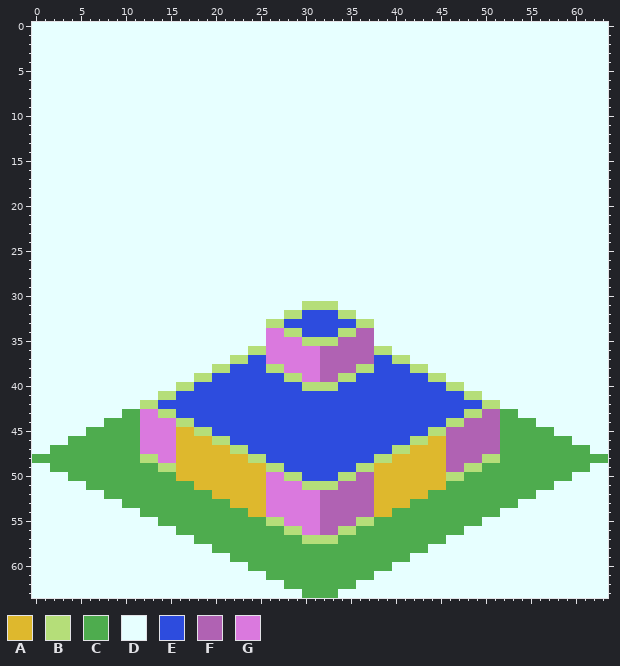
Two versions of one pixel-art sprite, Subway_Station_Gateway_Box.png. The picture above was drawn from the file before the commit.
The file is 64x64 pixels. Colours within 5 levels of each other are drawn and written as one.
Palette (. is transparent): A #deb82d  B #b5de79  C #4eac4e  D #e7ffff  E #2d4cde  F #b062b3  G #da79de
Pixels before (only the part around the change), first column x 0:
22 DDDDDDDDDDDDDDDDDDDDDDDDDDDDDDDDDDDDDDDDDDDDDDDDDDDDDDDDDDDDDDDD
23 DDDDDDDDDDDDDDDDDDDDDDDDDDDDDDDDDDDDDDDDDDDDDDDDDDDDDDDDDDDDDDDD
24 DDDDDDDDDDDDDDDDDDDDDDDDDDDDDDDDDDDDDDDDDDDDDDDDDDDDDDDDDDDDDDDD
25 DDDDDDDDDDDDDDDDDDDDDDDDDDDDDDDDDDDDDDDDDDDDDDDDDDDDDDDDDDDDDDDD
26 DDDDDDDDDDDDDDDDDDDDDDDDDDDDDDDDDDDDDDDDDDDDDDDDDDDDDDDDDDDDDDDD
27 DDDDDDDDDDDDDDDDDDDDDDDDDDDDDDDDDDDDDDDDDDDDDDDDDDDDDDDDDDDDDDDD
28 DDDDDDDDDDDDDDDDDDDDDDDDDDDDDDDDDDDDDDDDDDDDDDDDDDDDDDDDDDDDDDDD
29 DDDDDDDDDDDDDDDDDDDDDDDDDDDDDDDDDDDDDDDDDDDDDDDDDDDDDDDDDDDDDDDD
30 DDDDDDDDDDDDDDDDDDDDDDDDDDDDDDDDDDDDDDDDDDDDDDDDDDDDDDDDDDDDDDDD
31 DDDDDDDDDDDDDDDDDDDDDDDDDDDDDDBBBBDDDDDDDDDDDDDDDDDDDDDDDDDDDDDD
32 DDDDDDDDDDDDDDDDDDDDDDDDDDDDBBEEEEBBDDDDDDDDDDDDDDDDDDDDDDDDDDDD
33 DDDDDDDDDDDDDDDDDDDDDDDDDDBBEEEEEEEEBBDDDDDDDDDDDDDDDDDDDDDDDDDD
34 DDDDDDDDDDDDDDDDDDDDDDDDDDGGBBEEEEBBFFDDDDDDDDDDDDDDDDDDDDDDDDDD
35 DDDDDDDDDDDDDDDDDDDDDDDDDDGGGGBBBBFFFFDDDDDDDDDDDDDDDDDDDDDDDDDD
36 DDDDDDDDDDDDDDDDDDDDDDDDBBGGGGGGFFFFFFBBDDDDDDDDDDDDDDDDDDDDDDDD
37 DDDDDDDDDDDDDDDDDDDDDDBBEEGGGGGGFFFFFFEEBBDDDDDDDDDDDDDDDDDDDDDD
38 DDDDDDDDDDDDDDDDDDDDBBEEEEBBGGGGFFFFBBEEEEBBDDDDDDDDDDDDDDDDDDDD
39 DDDDDDDDDDDDDDDDDDBBEEEEEEEEBBGGFFBBEEEEEEEEBBDDDDDDDDDDDDDDDDDD
40 DDDDDDDDDDDDDDDDBBEEEEEEEEEEEEBBBBEEEEEEEEEEEEBBDDDDDDDDDDDDDDDD
41 DDDDDDDDDDDDDDBBEEEEEEEEEEEEEEEEEEEEEEEEEEEEEEEEBBDDDDDDDDDDDDDD
42 DDDDDDDDDDDDBBEEEEEEEEEEEEEEEEEEEEEEEEEEEEEEEEEEEEBBDDDDDDDDDDDD
43 DDDDDDDDDDCCGGBBEEEEEEEEEEEEEEEEEEEEEEEEEEEEEEEEBBFFCCDDDDDDDDDD
44 DDDDDDDDCCCCGGGGBBEEEEEEEEEEEEEEEEEEEEEEEEEEEEBBFFFFCCCCDDDDDDDD
45 DDDDDDCCCCCCGGGGAABBEEEEEEEEEEEEEEEEEEEEEEEEBBFFFFFFCCCCCCDDDDDD
46 DDDDCCCCCCCCGGGGAAAABBEEEEEEEEEEEEEEEEEEEEBBAAFFFFFFCCCCCCCCDDDD
47 DDCCCCCCCCCCGGGGAAAAAABBEEEEEEEEEEEEEEEEBBAAAAFFFFFFCCCCCCCCCCDD
48 CCCCCCCCCCCCBBGGAAAAAAAABBEEEEEEEEEEEEBBAAAAAAFFFFBBCCCCCCCCCCCC
49 DDCCCCCCCCCCCCBBAAAAAAAAAABBEEEEEEEEBBAAAAAAAAFFBBCCCCCCCCCCCCDD
50 DDDDCCCCCCCCCCCCAAAAAAAAAAGGBBEEEEBBFFAAAAAAAABBCCCCCCCCCCCCDDDD
51 DDDDDDCCCCCCCCCCCCAAAAAAAAGGGGBBBBFFFFAAAAAAAACCCCCCCCCCCCDDDDDD
52 DDDDDDDDCCCCCCCCCCCCAAAAAAGGGGGGFFFFFFAAAAAACCCCCCCCCCCCDDDDDDDD
53 DDDDDDDDDDCCCCCCCCCCCCAAAAGGGGGGFFFFFFAAAACCCCCCCCCCCCDDDDDDDDDD
54 DDDDDDDDDDDDCCCCCCCCCCCCAAGGGGGGFFFFFFAACCCCCCCCCCCCDDDDDDDDDDDD
55 DDDDDDDDDDDDDDCCCCCCCCCCCCBBGGGGFFFFBBCCCCCCCCCCCCDDDDDDDDDDDDDD
56 DDDDDDDDDDDDDDDDCCCCCCCCCCCCBBGGFFBBCCCCCCCCCCCCDDDDDDDDDDDDDDDD
57 DDDDDDDDDDDDDDDDDDCCCCCCCCCCCCBBBBCCCCCCCCCCCCDDDDDDDDDDDDDDDDDD
58 DDDDDDDDDDDDDDDDDDDDCCCCCCCCCCCCCCCCCCCCCCCCDDDDDDDDDDDDDDDDDDDD
59 DDDDDDDDDDDDDDDDDDDDDDCCCCCCCCCCCCCCCCCCCCDDDDDDDDDDDDDDDDDDDDDD
60 DDDDDDDDDDDDDDDDDDDDDDDDCCCCCCCCCCCCCCCCDDDDDDDDDDDDDDDDDDDDDDDD
61 DDDDDDDDDDDDDDDDDDDDDDDDDDCCCCCCCCCCCCDDDDDDDDDDDDDDDDDDDDDDDDDD
62 DDDDDDDDDDDDDDDDDDDDDDDDDDDDCCCCCCCCDDDDDDDDDDDDDDDDDDDDDDDDDDDD
63 DDDDDDDDDDDDDDDDDDDDDDDDDDDDDDCCCCDDDDDDDDDDDDDDDDDDDDDDDDDDDDDD
And afterwards:
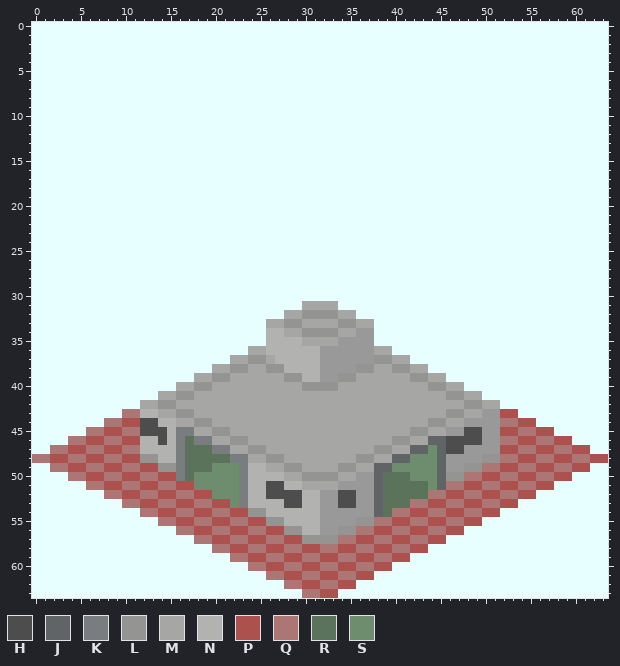
Colours new in this view: H #4d4d4d  J #616466  K #7a7d80  L #949492  M #a6a6a4  N #b2b2b0  P #ac514e  Q #ac7674  R #5a735a  S #6e8c6e
Diff:
colour F: #b062b3 -> #999999
Changed rows in their new state; - is a pixel that keeps its letter.
first column x 0:
31 ------------------------------MMMM------------------------------
32 ----------------------------MMLLLLMM----------------------------
33 --------------------------MMLLMMMMLLMM--------------------------
34 --------------------------NNMMLLLLMM----------------------------
35 --------------------------NNNNMMMM------------------------------
36 ------------------------MMNNNNNN------MM------------------------
37 ----------------------MMLLMNNNNN------LLMM----------------------
38 --------------------MMLLMMLLNNNN----LLMMLLMM--------------------
39 ------------------MMLLMMMMMMLLNN--LLMMMMMMLLMM------------------
40 ----------------MMLLMMMMMMMMMMLLLLMMMMMMMMMMLLMM----------------
41 --------------MMLLMMMMMMMMMMMMMMMMMMMMMMMMMMMMLLMM--------------
42 ------------MMLLMMMMMMMMMMMMMMMMMMMMMMMMMMMMMMMMLLMM------------
43 ----------QQNNMMLLMMMMMMMMMMMMMMMMMMMMMMMMMMMMLLMM--PP----------
44 --------QQPPHHNNMMLLMMMMMMMMMMMMMMMMMMMMMMMMLLMM----QQPP--------
45 ------QQPPQQHHHNKKMMLLMMMMMMMMMMMMMMMMMMMMLLMM--HH--PPQQPP------
46 ----QQPPQQPPNNHNKRKKMMLLMMMMMMMMMMMMMMMMLLMMJJHHHH--QQPPQQPP----
47 --QQPPQQPPQQNNNNKRRRKKMMLLMMMMMMMMMMMMLLMMJJSJHH----PPQQPPQQPP--
48 QQPPQQPPQQPPLLNNKRRRRRKKMMLLMMMMMMMMLLMMJJSSSJ----LLQQPPQQPPQQPP
49 --QQPPQQPPQQPPLLKRRRSSSKNNMMLLMMMMLLMMJJSSSSSJ--LLQQPPQQPPQQPP--
50 ----QQPPQQPPQQPPKRSSSSSKNNNNMMLLLLMM--JRRRSSSJLLQQPPQQPPQQPP----
51 ------QQPPQQPPQQPPSSSSSKNNHHNNMMMM----JRRRRRSJQQPPQQPPQQPP------
52 --------QQPPQQPPQQPPSSSKNNHHHHNN--HH--JRRRRRQQPPQQPPQQPP--------
53 ----------QQPPQQPPQQPPSKNNNNHHNN--HH--JRRRQQPPQQPPQQPP----------
54 ------------QQPPQQPPQQPPLLNNNNNN------JRQQPPQQPPQQPP------------
55 --------------QQPPQQPPQQPPLLNNNN----LLQQPPQQPPQQPP--------------
56 ----------------QQPPQQPPQQPPLLNN--LLQQPPQQPPQQPP----------------
57 ------------------QQPPQQPPQQPPLLLLQQPPQQPPQQPP------------------
58 --------------------QQPPQQPPQQPPQQPPQQPPQQPP--------------------
59 ----------------------QQPPQQPPQQPPQQPPQQPP----------------------
60 ------------------------QQPPQQPPQQPPQQPP------------------------
61 --------------------------QQPPQQPPQQPP--------------------------
62 ----------------------------QQPPQQPP----------------------------
63 ------------------------------QQPP------------------------------
